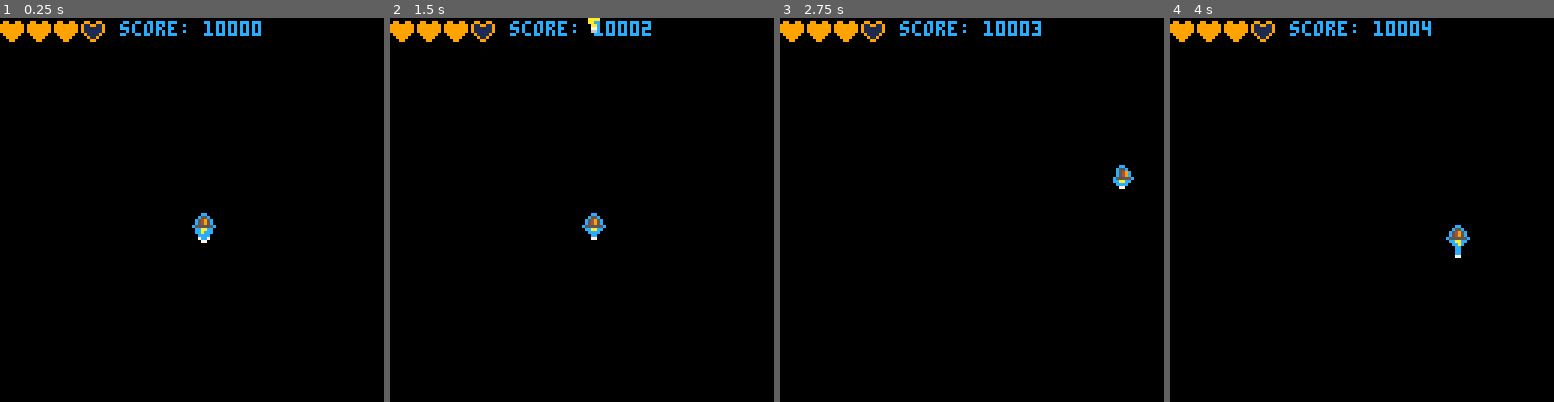
Above: before the commit, frames 1-4 (left to right).
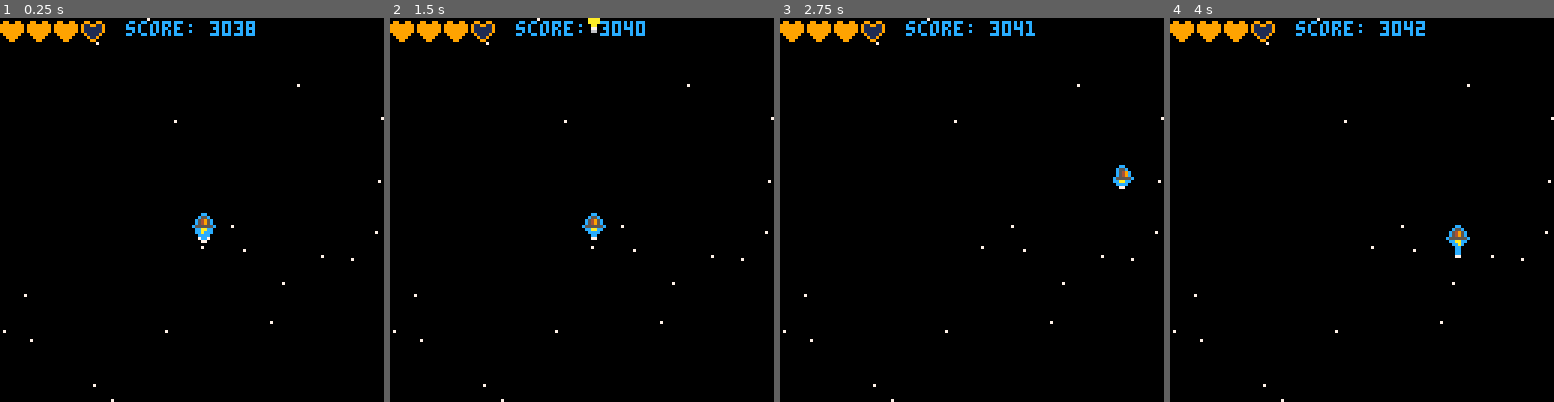
Above: after the commit, the same moments.

Repository: rexroof/carts
Game: PICO-8 cartridge shump.p8
Two runs of this game, one before a commit and one after it. Both use one fixed random seed, a clock stepped at 60 frames per second and the inputs below.
Inputs:
- Up to frame 1 (0.25 s): no input
- Up to frame 2 (1.5 s): tap X (X key) at 0.33, 1.07 s
- Up to frame 3 (2.75 s): hold Right 1.6-2.1 s; tap X (X key) at 1.85 s; hold Up 2.15-2.42 s; hold Right from 2.47 s (still down)
- Up to frame 4 (4 s): tap X (X key) at 2.97 s; release Right at 3.03 s; hold Left 3.08-3.58 s; hold Down 3.63-3.97 s

The runs differ from the first frame. In frame 1, 0.7% of the frame differs, in the area x 0-100%, y 0-100%; in frame 2, 0.7%; in frame 3, 0.7%; in frame 4, 0.7%.

Commit message:
starfield

Diff:
--- a/shump.p8
+++ b/shump.p8
@@ -10,13 +10,17 @@
  bullet={ pix=16,x=64,y=-10,show=0,life=60,sx=0,sy=0 }
  flamespr=5
  muzzle=0
- score=10000
+ score=flr(rnd(10000))
+ stars=starfield()
  lifes=3
  maxlifes=4
 end
 
 function _draw()
  cls(0)
+ for s in all (stars) do
+   pset(s[1],s[2],7)
+ end
  -- spr(ship.pix,ship.w,ship.h)
  if(bullet.show == 1) spr(bullet.pix,bullet.x,bullet.y)
  if(ship.show == 1) spr(ship.pix,ship.x,ship.y)
@@ -29,11 +33,10 @@
  print(scorestring,64-#scorestring*2,1,12)
 
  for i=1,maxlifes do
-   y=i*9
    if (lifes>=i) then
-     spr(heart.pix,y-9,1)
+     spr(heart.pix,i*9-9,1)
    else
-     spr(emptyheart.pix,y-9,1)
+     spr(emptyheart.pix,i*9-9,1)
    end
  end
 end
@@ -98,6 +101,34 @@
  if(muzzle>0) muzzle=muzzle-1
 
 end
+-->8
+function starfield()
+ field={}
+ for i=1,20 do
+   -- pset(i,i,7)
+   add(field, { flr(rnd(128)), flr(rnd(128)) } )
+ end
+ return field
+end
+function random_starstream()
+ x=10
+ y=10
+ for i=1,100 do
+   x+=rnd(10)
+   y+=rnd(10)
+   -- set one pixel
+   pset(x,y,7)
+ end
+end
+-->8
+function rexroof()
+ print("rexroof")
+end
+-->8
+function lazydevs()
+ print("lazydevs")
+end
+
 __gfx__
 00000000000000000000000000000000000000000000000000000000000000000000000000000000000000000000000000000000099009900990099000000000
 00000000000cc000000cc000000cc000000000000ccaccc0000ca000000cc000000cc00000000000000000000000000000000000911991199999999900000000
